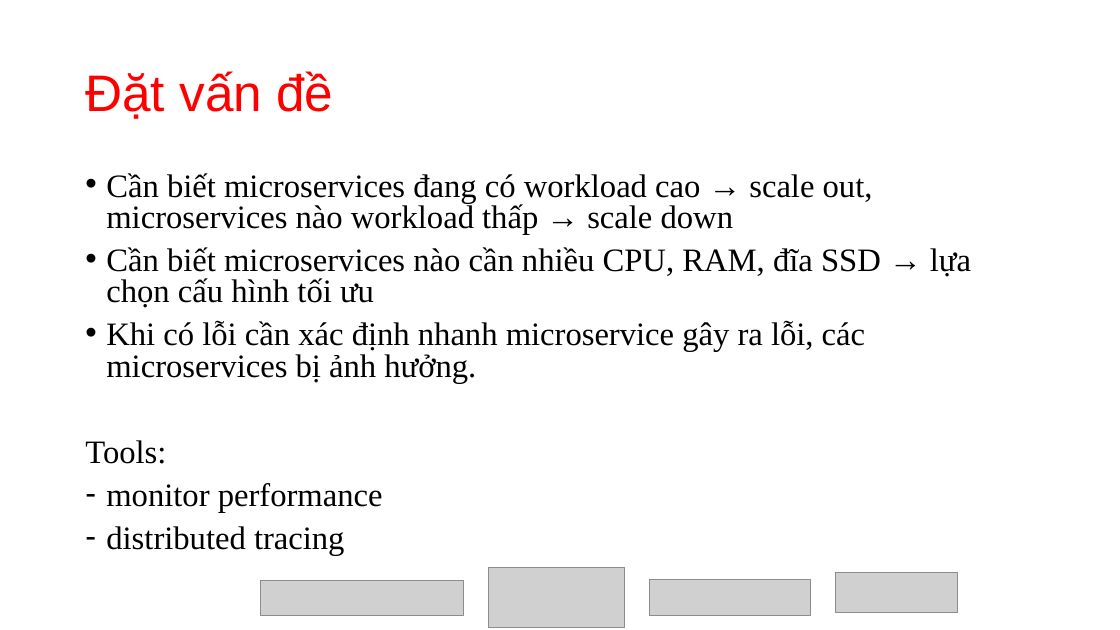
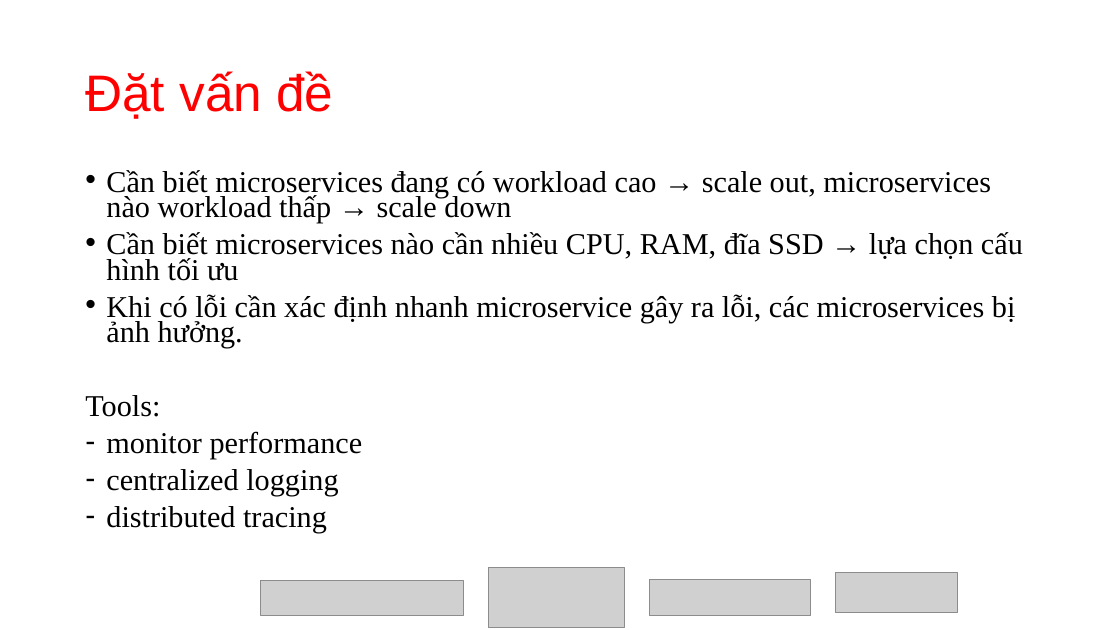
Before and after one commit to tuanndd/microservices-labs, a slide deck: slide 2 of module-6/Choosing-a-Microservices-Deployment-Strategy.pptx. Drawn at 1120x630 pixels with LibreOffice and Linux fonts; fonts in the diff are those of the drawing; grey boxes stand for pictures. Boxes give left, top, right and bottom in pixels: in the first picture for what was removed or moved away, otherwise in the second. Text is boxed around its words. In the diff, an @@ line names an element or a change of style, - is before the commit and + after.

```diff
--- a/module-6/Choosing-a-Microservices-Deployment-Strategy.pptx
+++ b/module-6/Choosing-a-Microservices-Deployment-Strategy.pptx
@@ text at [85, 170, 1023, 533]: size 28 to 25.9 pt; line spacing 0.8 to 0.7 @@
@@ text at [106, 469, 338, 496]: paragraph added @@
+– centralized logging
```
Also in this commit, not shown: 3 other slides changed, 7 other files.
